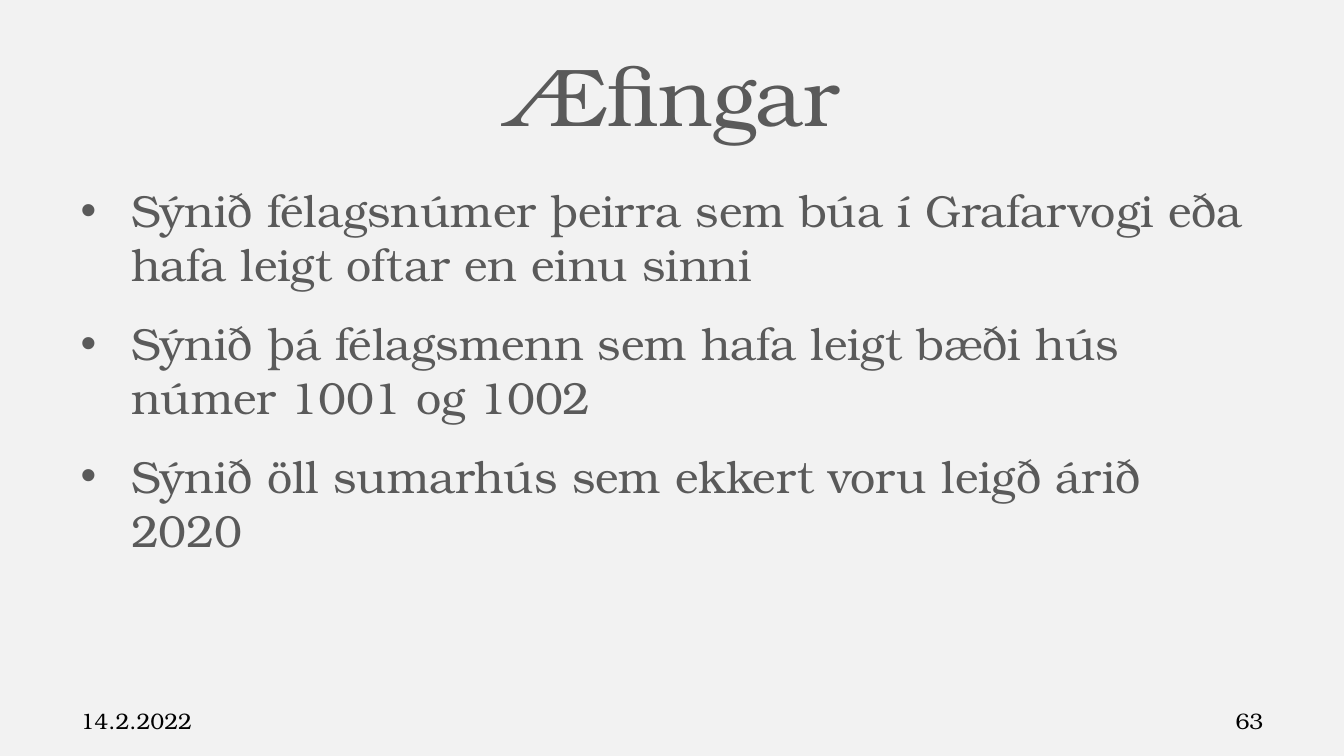
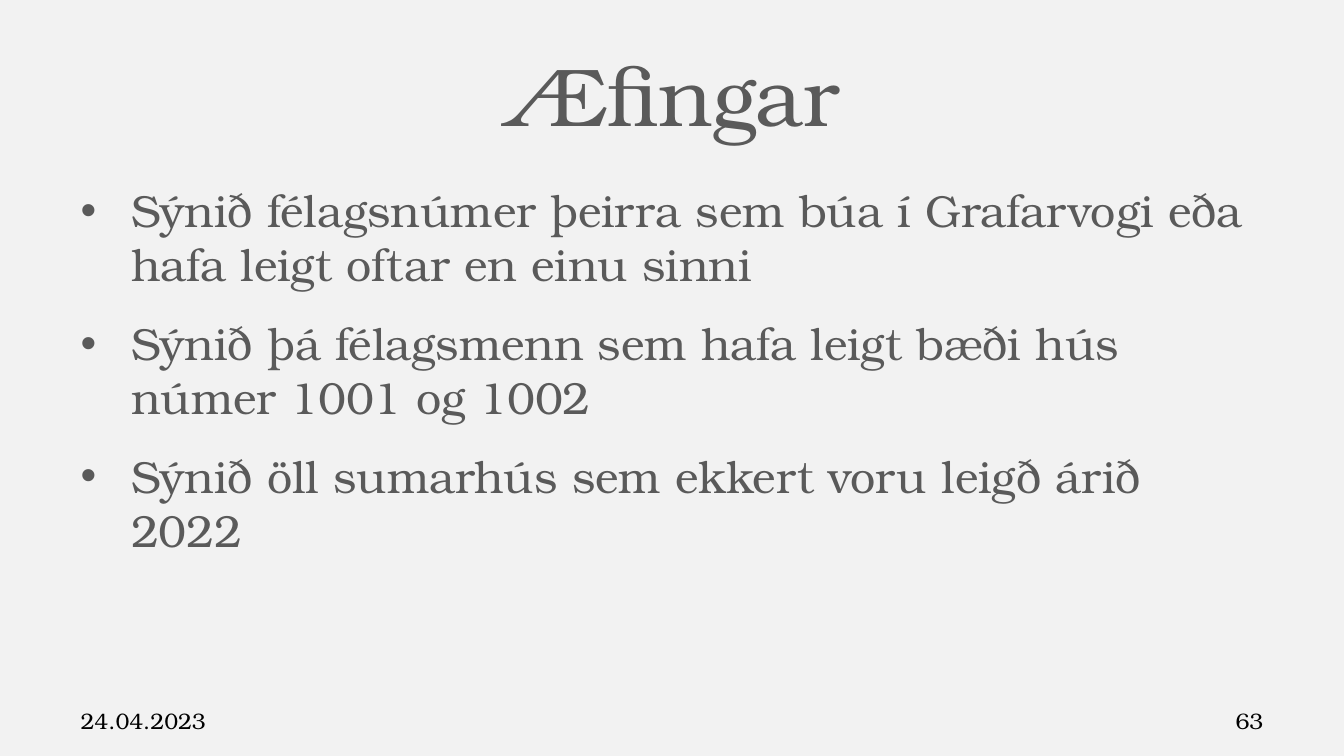
Before and after one commit to Hjalmtyr/SQL2, a slide deck: slide 63 of SQL-II.pptx. Drawn at 1344x756 pixels with LibreOffice and Linux fonts; fonts in the diff are those of the drawing; background and template pictures are left out. Boxes give left, top, right and bottom in pixels: in the first picture for what was removed or moved away, otherwise in the second. Text is boxed around its words. In the diff, an @@ line names an element or a change of style, - is before the commit and + after.

```diff
--- a/SQL-II.pptx
+++ b/SQL-II.pptx
@@ text at (131,459,1142,548): text changed @@
-• Sýnið öll sumarhús sem ekkert voru leigð árið 2020
+• Sýnið öll sumarhús sem ekkert voru leigð árið 2022
@@ text at (81,713,206,730): text changed @@
-14.2.2022
+24.04.2023
```
Also in this commit, not shown: 81 other slides changed, 11 other files.
